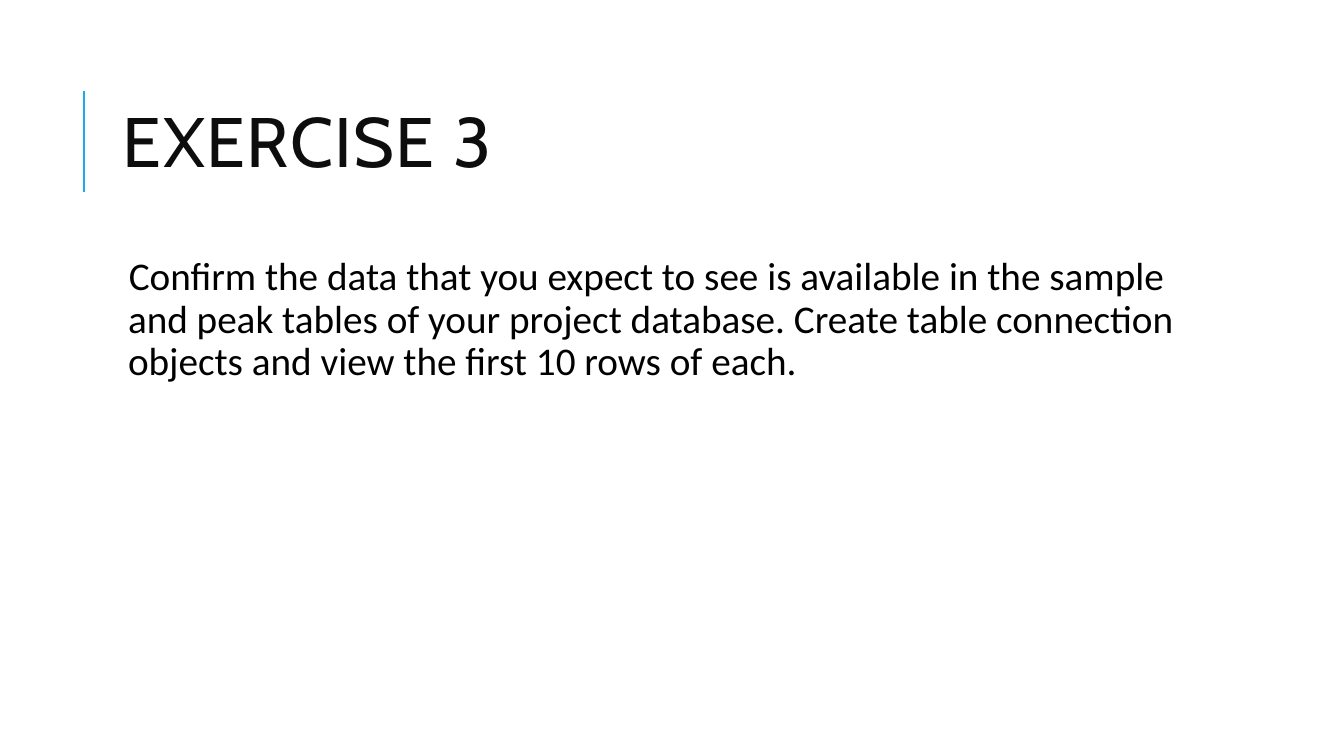
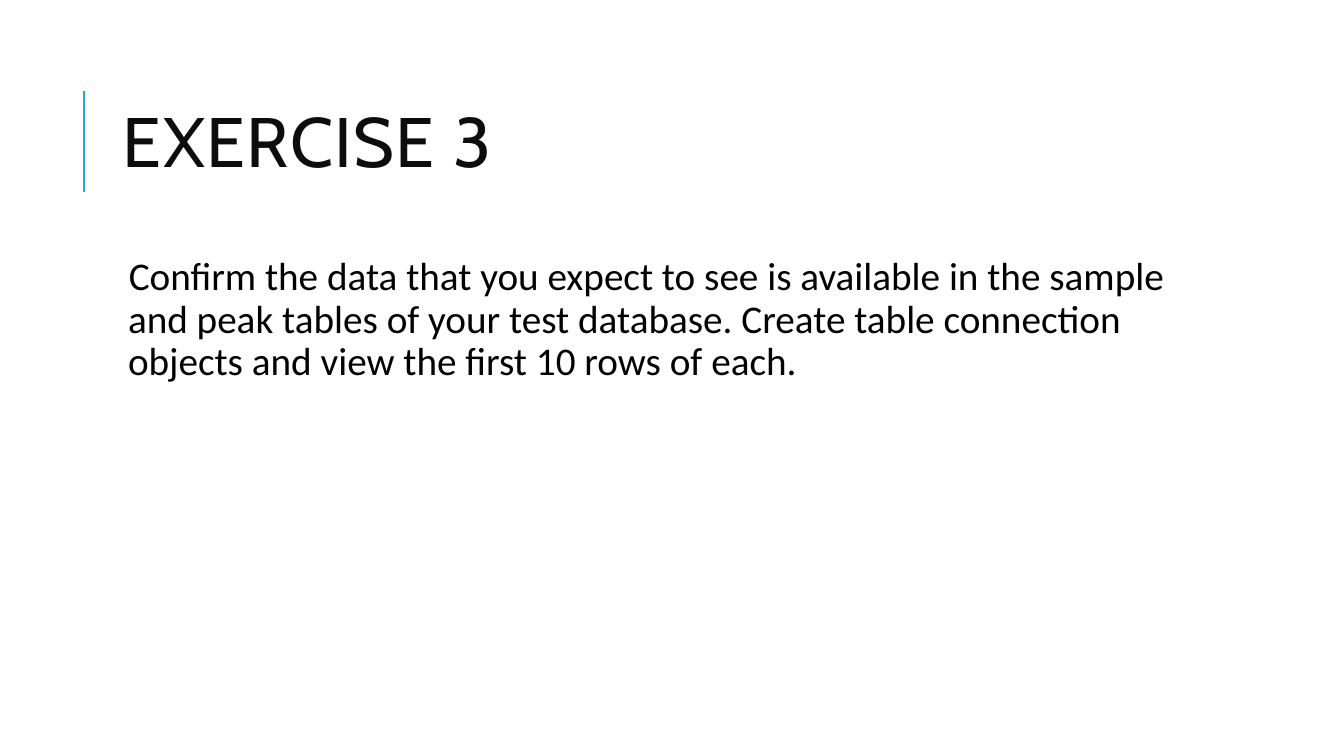
Before and after one commit to pcmathias/databases-dashboards-in-R, a slide deck: slide 16 of slides/03 - Databases with R.pptx. Drawn at 1344x756 pixels with LibreOffice and Linux fonts; fonts in the diff are those of the drawing. Boxes give left, top, right and bottom in pixels: in the first picture for what was removed or moved away, otherwise in the second. Text is boxed around its words. In the diff, an @@ line names an element or a change of style, - is before the commit and + after.

Commit message:
clean up for database renaming

```diff
--- a/slides/03 - Databases with R.pptx
+++ b/slides/03 - Databases with R.pptx
@@ text at (128,262,1163,382): text changed @@
-  Confirm the data that you expect to see is available in the sample and peak tables of your project database. Create table connection objects and view the first 10 rows of each.
+  Confirm the data that you expect to see is available in the sample and peak tables of your test database. Create table connection objects and view the first 10 rows of each.
```
Also in this commit, not shown: 1 other slide changed, 1 other file.
